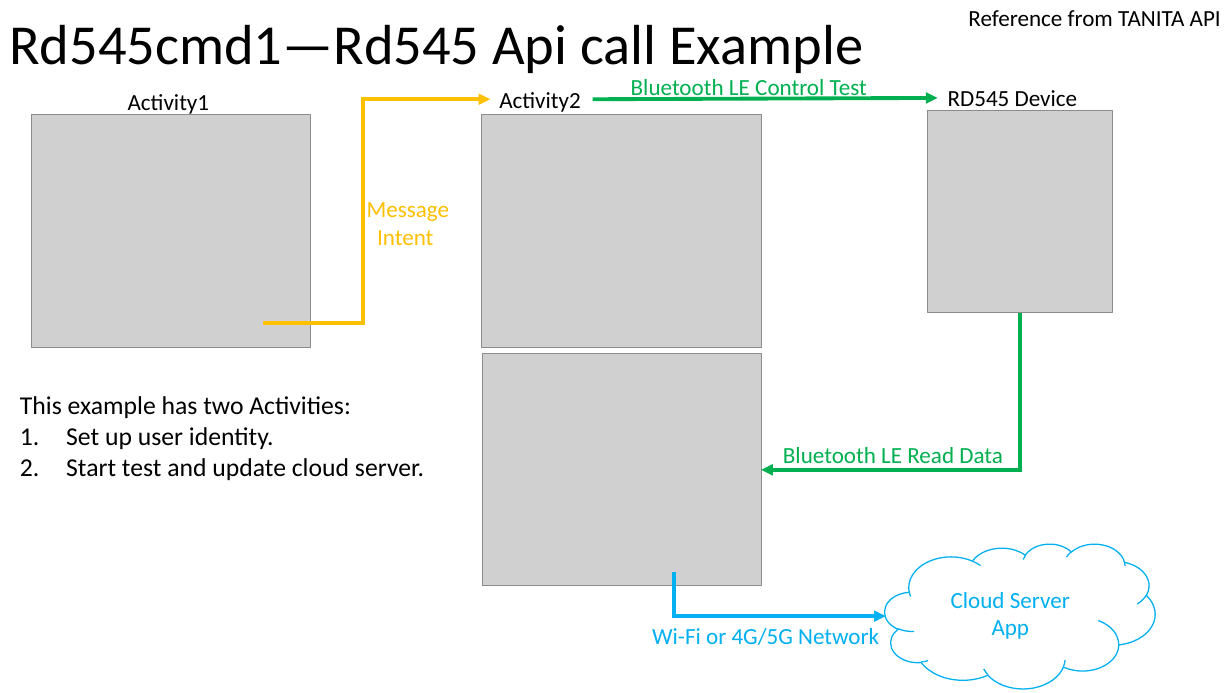
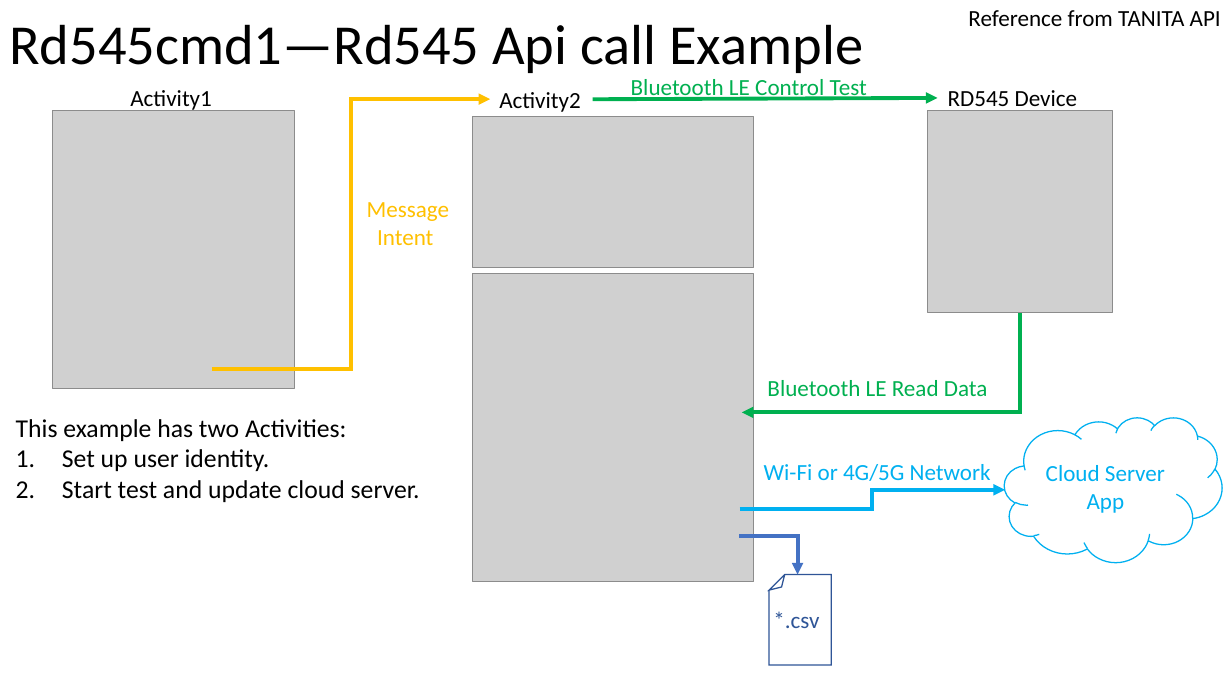
Before and after one commit to Chen-Wi-Ki/QRcode_RD545_System, a slide deck: slide 4 of Teach.pptx. Drawn at 1232x693 pixels with LibreOffice and Linux fonts; fonts in the diff are those of the drawing; grey boxes stand for pictures. Boxes give left, top, right and bottom in pixels: in the first picture for what was removed or moved away, otherwise in the second. Text is boxed around its words. In the diff, an @@ line names an element or a change of style, - is before the commit and + after.

```diff
--- a/Teach.pptx
+++ b/Teach.pptx
@@ text "Activity1": place and size @@
-text "Activity1" at [128, 94, 210, 116]
+text "Activity1" at [130, 90, 212, 113]
@@ picture: place and size @@
-picture at [31, 115, 311, 348]
+picture at [53, 111, 295, 388]
@@ elbow arrow moved from (263, 323) - (491, 99) to (213, 369) - (491, 99) @@
@@ picture: place and size @@
-picture at [482, 115, 762, 348]
+picture at [473, 116, 754, 267]
@@ picture: place and size @@
-picture at [482, 354, 762, 586]
+picture at [473, 274, 754, 581]
@@ elbow arrow moved from (1020, 313) - (762, 470) to (1020, 313) - (742, 412) @@
@@ text "Bluetooth LE Read Data" rewrapped from [783, 447, 1003, 470] to [767, 380, 988, 396] @@
@@ text "This example has two Activities:": place and size @@
-text "This example has two Activities:" at [20, 396, 424, 480]
+text "This example has two Activities:" at [16, 419, 420, 502]
@@ cloud "Cloud Server App": place and size @@
-cloud "Cloud Server App" at [885, 543, 1156, 689]
+cloud "Cloud Server App" at [1005, 418, 1223, 563]
@@ text "Wi-Fi or 4G/5G Network": place and size @@
-text "Wi-Fi or 4G/5G Network" at [652, 628, 879, 645]
+text "Wi-Fi or 4G/5G Network" at [764, 464, 991, 481]
@@ elbow arrow moved from (673, 574) - (885, 616) to (739, 509) - (1006, 490) @@
@@ elbow arrow added from (739, 536) to (798, 575), #4472C4 3 pt @@
@@ folded corner added at [769, 575, 831, 665], outline #2F5597 1 pt @@
@@ text added at [773, 611, 819, 628], 18 pt, text #2F5597 @@
+*.csv
```
Also in this commit, not shown: 3 other slides changed, 3 other files.
